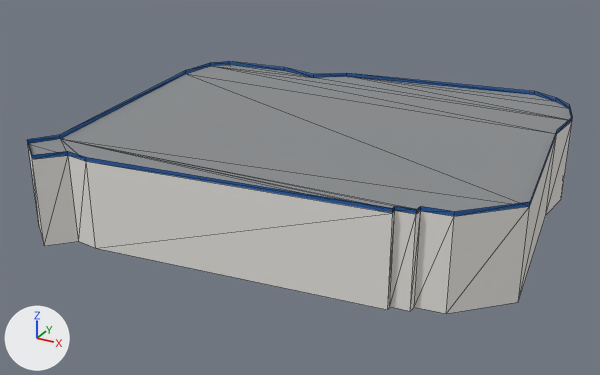
The glTF model public/models/landmark/mal-ska-lod1.glb: old version first, new version second.
One viewpoint serves both versions: a 50 mm lens placed at (113.3, -220.3, 115.0), pointed at (-4.4, -6.5, 8.0). Every picture has the same lights, and +X, +Y and +Z are marked at lower left. The picture after the commit comes second. Mesh edges are drawn as thin lines. Vertices at exactly the same position are counted once.

Before the edit, the objects in view are built like this:
```python
me_mal_ska_lod1 = bpy.data.meshes.new('mal-ska_LOD1')
me_mal_ska_lod1.from_pydata(...)  # 66 vertices, 108 faces; spans x -72.7..72.8, y -64.7..64.8, z 0.0..28.9
me_mal_ska_lod1.materials.append(mat_landmark_warna)
ob_mal_ska_lod1 = bpy.data.objects.new('mal-ska_LOD1', me_mal_ska_lod1)
ob_mal_ska_lod1.location = (0.0, 0.0, 0.0)
```
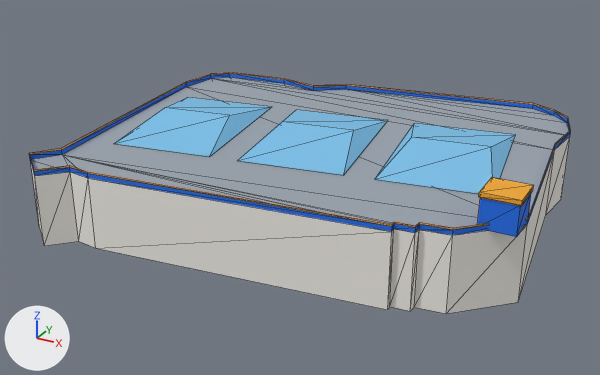
Pixel boxes [x1, y1, x2, y2] of what changed, in the pictures (600 x 375 px):
```json
{"object": "mal-ska_LOD1", "change": "reshaped", "before": [27, 61, 573, 314], "after": [29, 72, 571, 314]}
{"part": 1, "of": "me_mal_ska_lod1", "change": "cut back", "after": [29, 72, 571, 237], "on screen": "blue"}
{"part": 2, "of": "me_mal_ska_lod1", "change": "recoloured", "before": [27, 61, 573, 242], "after": [29, 73, 571, 242]}
```

Edits to the scene script, one JSON object a line:
```json
{"block": "me_mal_ska_lod1", "where": "# used by ob_mal_ska_lod1; location = (0.0, 0.0, 0.0)"}
{"op": "remove", "block": "me_mal_ska_lod1", "code": "me_mal_ska_lod1.from_pydata(...)  # 66 vertices, 108 faces; spans x -72.7..72.8, y -64.7..64.8, z 0.0..28.9"}
{"op": "add", "block": "me_mal_ska_lod1", "code": "me_mal_ska_lod1.from_pydata(...)  # 122 vertices, 190 faces; spans x -72.7..72.8, y -64.7..64.8, z 0.0..32.4"}
{"block": "me_mal_ska_lod1", "change": "me_mal_ska_lod1 part 1"}
{"block": "me_mal_ska_lod1", "change": "22 vertices in x -72.7..72.8, y -64.7..64.8, z 27.6 move by (0.0, 0.0, -5.1)"}
{"block": "me_mal_ska_lod1", "change": "22 vertices in x -72.7..72.8, y -64.7..64.8, z 28.9 move by (0.0, 0.0, -4.9)"}
{"block": "me_mal_ska_lod1", "change": "34 vertices are added at x -64.0..72.6, y -36.5..35.1, z 22.5..32.4"}
{"block": "me_mal_ska_lod1", "change": "22 new vertices lie (0.0, 0.0, 0.5) away from vertices in x -72.7..72.8, y -64.7..64.8, z 28.9"}
{"block": "me_mal_ska_lod1", "change": "82 new faces join them"}
{"block": "me_mal_ska_lod1", "change": "me_mal_ska_lod1 part 2: 108 kept faces spanning x -72.7..72.8, y -64.7..64.8, z 0.0..24.0 get new vertex colours"}
```
